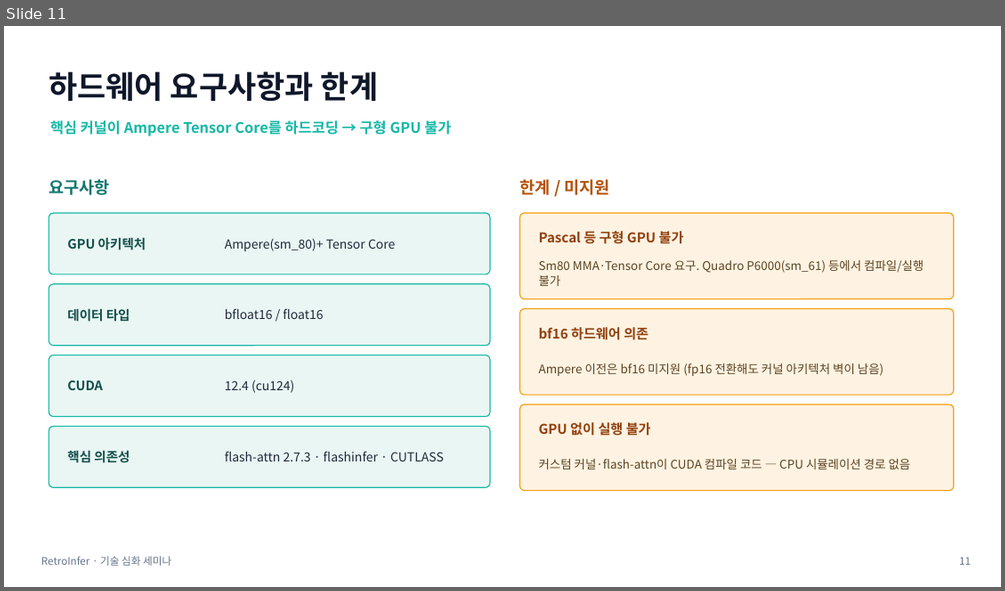
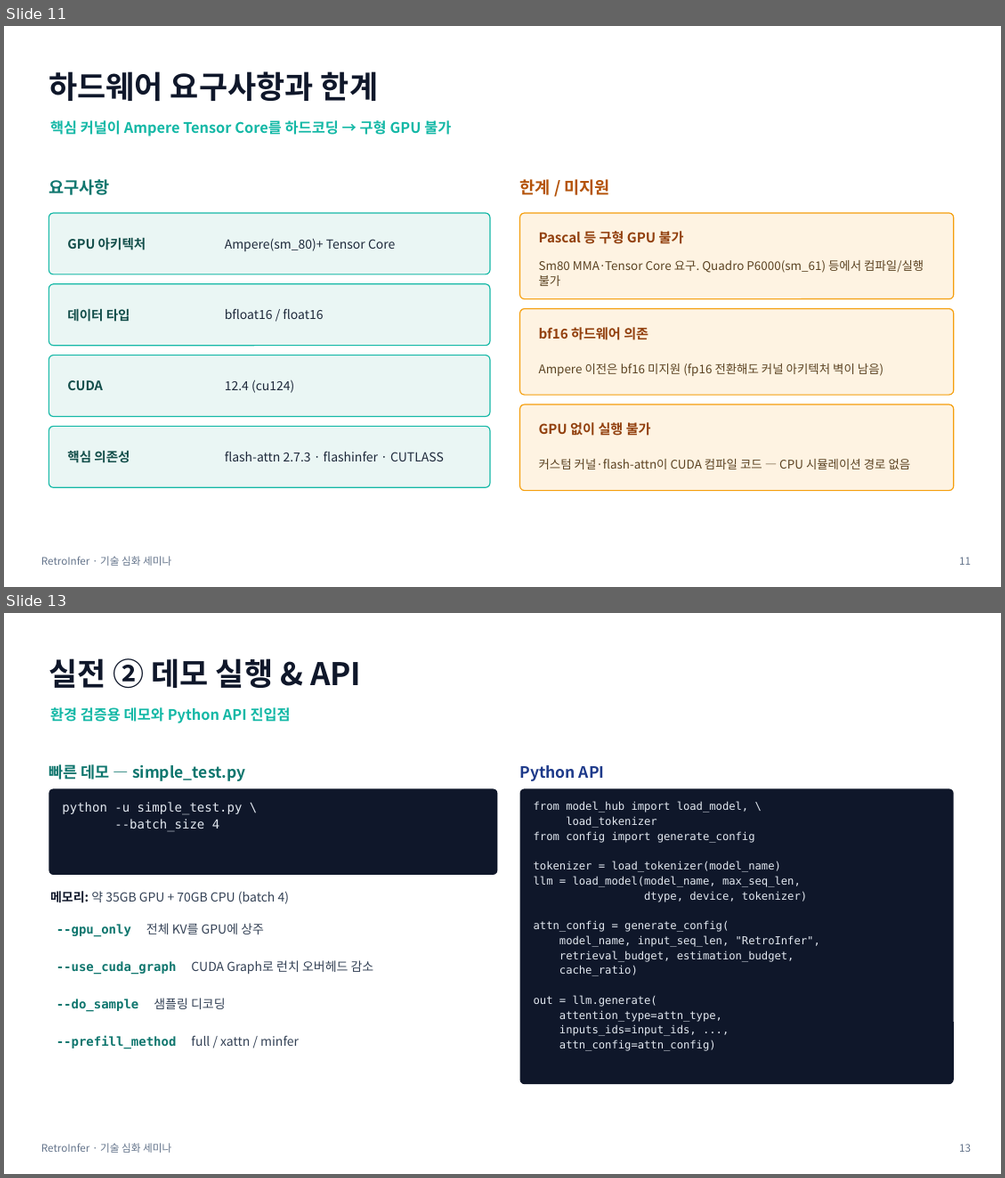
Before and after one commit to chorus96/RetrievalAttention, a slide deck: seminar/RetroInfer_세미나.pptx. Shown one above the other, each under a label of ours: slide 11 before the commit, slides 11 and 13 after it; the slides between them are not shown. The pictures are 1005x591 and 1005x1178 pixels, drawn with LibreOffice and Linux fonts; fonts in the diff are those of the drawing. Boxes give left, top, right and bottom in pixels: in the first picture for what was removed or moved away, otherwise in the second. Text is boxed around its words. In the diff, an @@ line names an element or a change of style, - is before the commit and + after.

```diff
--- a/seminar/RetroInfer_세미나.pptx
+++ b/seminar/RetroInfer_세미나.pptx
@@ slide 13 added at bbox=[4, 613, 1001, 1174], background #FFFFFF @@
@@ text added at bbox=[48, 658, 361, 689], 30 pt, text #0F172A, bold @@
+실전 ② 데모 실행 & API
@@ text added at bbox=[50, 707, 291, 723], 14 pt, text #14B8A6, bold @@
+환경 검증용 데모와 Python API 진입점
@@ text added at bbox=[48, 764, 245, 781], 15 pt, text #0F766E, bold @@
+빠른 데모 — simple_test.py
@@ text added at bbox=[520, 765, 605, 781], 15 pt, text #1E3A8A, bold @@
+Python API
@@ rounded rectangle added at bbox=[48, 788, 498, 875], fill #0F172A @@
@@ rounded rectangle added at bbox=[520, 788, 954, 1084], fill #0F172A @@
@@ text added at bbox=[62, 802, 243, 832], 12 pt, text #E2E8F0 @@
+python -u simple_test.py \
+--batch_size 4
@@ text added at bbox=[534, 801, 820, 1051], 10.5 pt, text #E2E8F0 @@
+from model_hub import load_model, \
+load_tokenizer
+from config import generate_config
+tokenizer = load_tokenizer(model_name)
+llm = load_model(model_name, max_seq_len,
+dtype, device, tokenizer)
+attn_config = generate_config(
+model_name, input_seq_len, "RetroInfer",
+retrieval_budget, estimation_budget,
+cache_ratio)
+out = llm.generate(
+attention_type=attn_type,
+inputs_ids=input_ids, ...,
+attn_config=attn_config)
@@ text added at bbox=[50, 891, 289, 904], 12 pt, text #334155 @@
+메모리: 약 35GB GPU + 70GB CPU (batch 4)
@@ text added at bbox=[57, 923, 264, 937], 12 pt, text #334155 @@
+--gpu_only 전체 KV를 GPU에 상주
@@ text added at bbox=[57, 960, 374, 974], 12 pt, text #334155 @@
+--use_cuda_graph CUDA Graph로 런치 오버헤드 감소
@@ text added at bbox=[57, 997, 226, 1012], 12 pt, text #0F766E, bold @@
+--do_sample 샘플링 디코딩
@@ text added at bbox=[57, 1035, 299, 1049], 12 pt, text #334155 @@
+--prefill_method full / xattn / minfer
@@ text added at bbox=[41, 1143, 171, 1152], 10 pt, text #64748B @@
+RetroInfer · 기술 심화 세미나
@@ text added at bbox=[959, 1143, 971, 1151], 10 pt, text #64748B @@
+13
```
Also in this commit, not shown: 1 slide changed, 3 other slides added, 2 other files.
